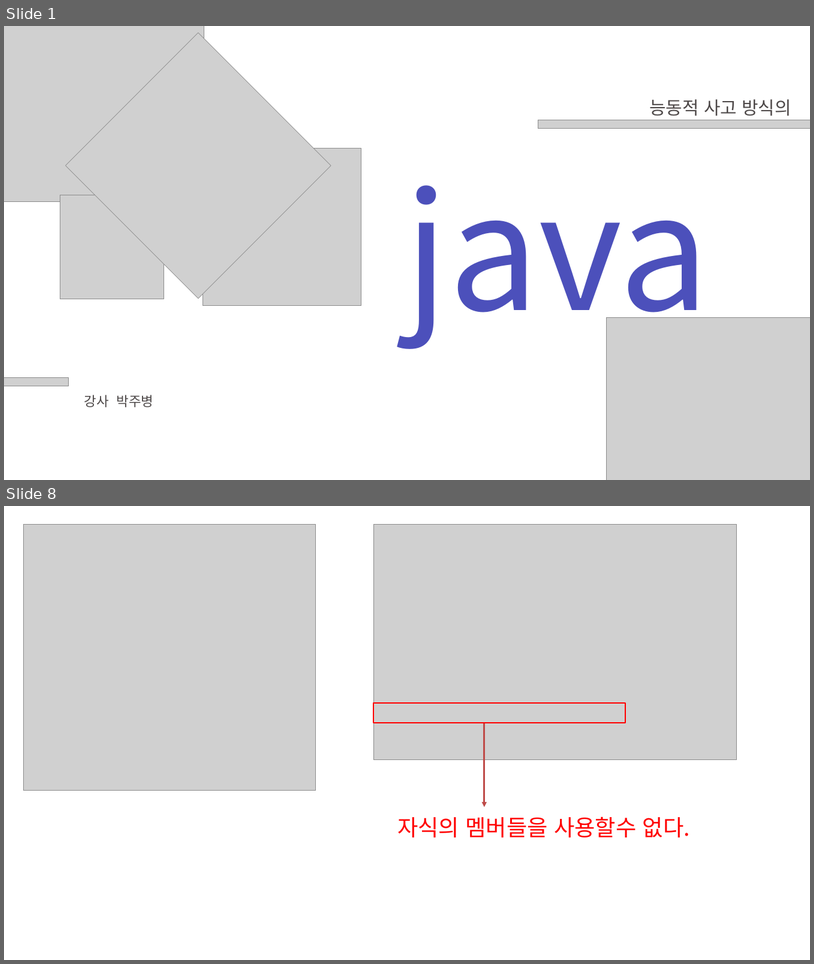
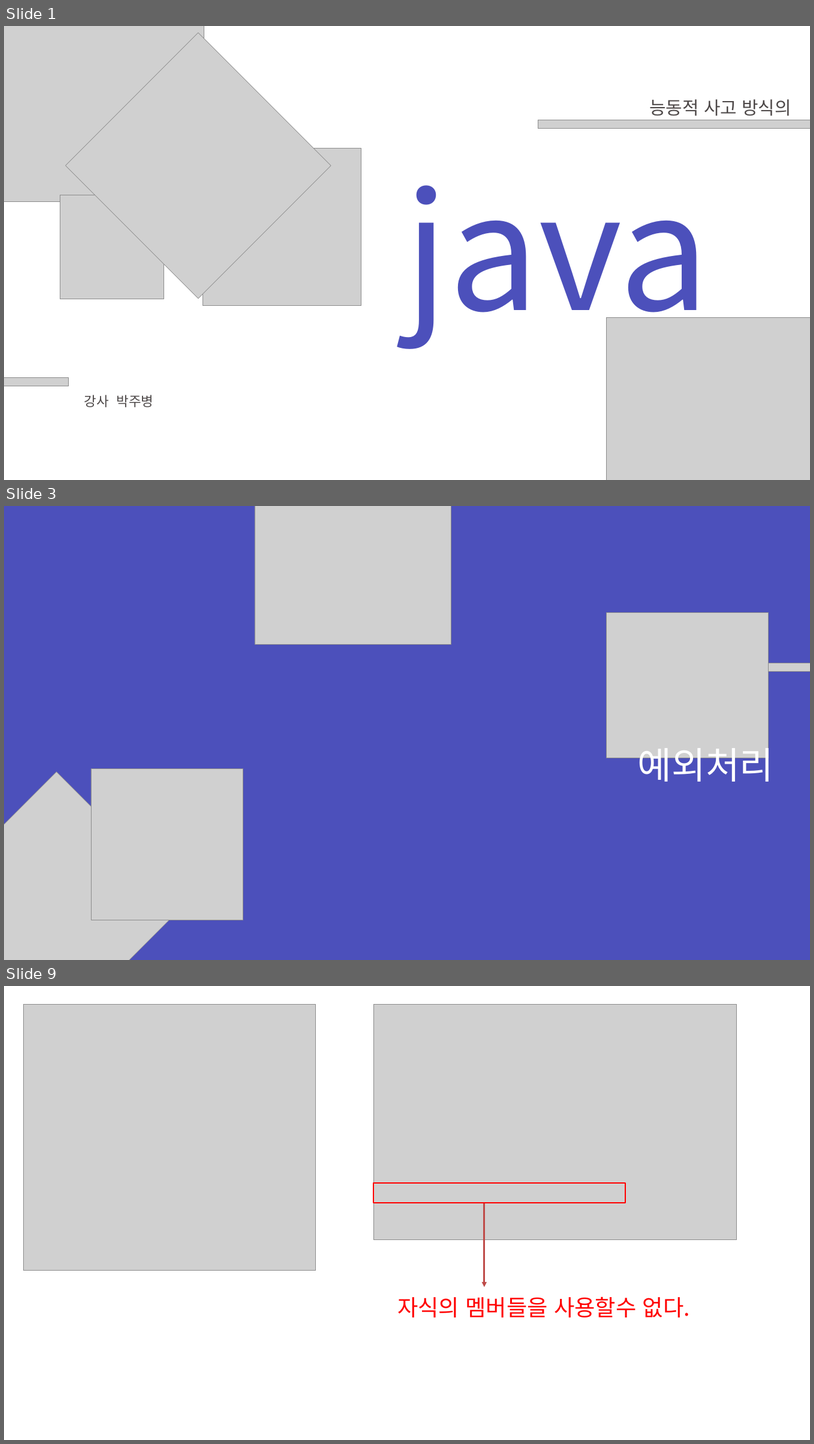
Before and after one commit to zest132/JavaLecture, a slide deck: JavaLecture/LectureFile/java 12강 예외처리.pptx. Shown one above the other, each under a label of ours: slides 1 and 8 before the commit, slides 1, 3 and 9 after it; the slides between them are not shown. The pictures are 814x964 and 814x1444 pixels, drawn with LibreOffice and Linux fonts; fonts in the diff are those of the drawing; grey boxes stand for pictures. Boxes give left, top, right and bottom in pixels: in the first picture for what was removed or moved away, otherwise in the second. Text is boxed around its words. In the diff, an @@ line names an element or a change of style, - is before the commit and + after.

```diff
--- a/JavaLecture/LectureFile/java 12강 예외처리.pptx
+++ b/JavaLecture/LectureFile/java 12강 예외처리.pptx
@@ slide 3 added at bbox=[4, 506, 810, 960], background #4C50BB @@
@@ picture added at bbox=[255, 506, 452, 644] @@
@@ picture added at bbox=[607, 612, 769, 757] @@
@@ picture added at bbox=[753, 663, 810, 672] @@
@@ text added at bbox=[638, 741, 774, 781], 66 pt, text #FFFFFF @@
+예외처리
@@ picture added at bbox=[4, 771, 186, 960] @@
@@ picture added at bbox=[91, 769, 243, 919] @@
@@ what was slide 8 is now slide 9 @@
```
Also in this commit, not shown: 1 slide changed, 5 other slides added, 5 slides removed, 2 other files.
